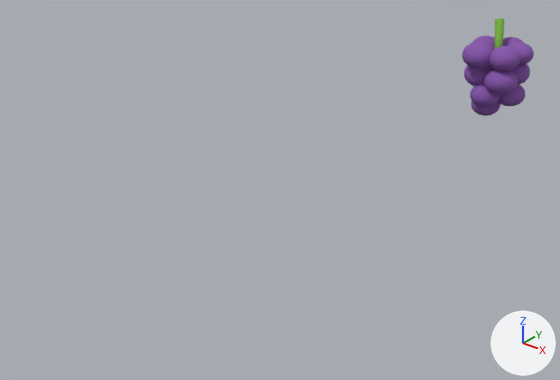
A saved change to the FBX model assets/model/res/putao/putao.fbx.
Camera for both pictures: a 50 mm lens placed at (0.0574, -0.0798, 0.0528), pointed at (-0.0098, 0.0042, 0.0007). The axes (+X, +Y, +Z) are drawn at lower right. The lights are the same throughout. Where no turn or scale is listed for an object, it has been applied to the vertices.
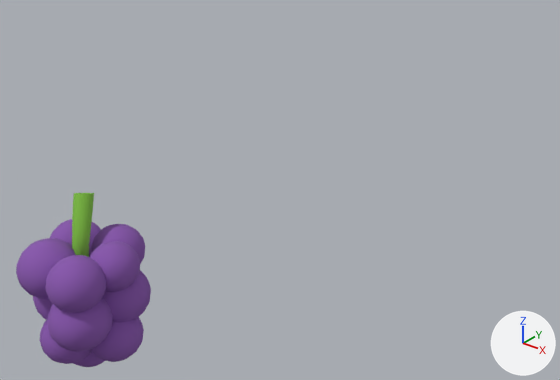
Location of each change, (x1, y1, x2, y2) in pixels of the pictures (560 x 380 px):
'pSphere66', now drawn (purple)
    after: (16, 219, 151, 367)
'pSphere62', deleted (purple)
    before: (462, 36, 534, 116)
'pCylinder53', moved, rescaled
    before: (494, 18, 504, 49)
    after: (72, 193, 94, 257)

The change, as a diff of the scene's bpy script:
```diff
--- a/assets/model/res/putao/putao.fbx.py
+++ b/assets/model/res/putao/putao.fbx.py
@@ me_mesh_001_1 @@
+me_mesh_001_1.from_pydata(...)  # 1880 vertices, 1704 faces; spans x -0.64..0.64, y -0.85..0.85, z -0.71..0.71
+me_mesh_001_1.materials.append(mat_putao_aistandardsurface18)  # purple #8856ac
@@ ob_pcylinder53 @@
 ob_pcylinder53.parent = ob_putao_group1
-ob_pcylinder53.location = (-0.13, 0.858, -3.778)
+ob_pcylinder53.location = (-0.13, 0.939, 2.303)
 ob_pcylinder53.rotation_euler = (-0.107, 0.0, 0.0)  # degrees (-6.1, 0, 0)
-ob_pcylinder53.scale = (0.693, 0.85, 0.693)
+ob_pcylinder53.scale = (0.8, 0.8, 0.8)
@@ ob_psphere66 @@
-ob_psphere66 = bpy.data.objects.new('pSphere66', None)
-ob_psphere66.parent = ob_putao_group1
-ob_psphere66.location = (0.0107, 0.501, -3.952)
-ob_psphere66.scale = (0.202, 0.202, 0.202)
+ob_psphere66 = bpy.data.objects.new('pSphere66', me_mesh_001_1)
+ob_psphere66.location = (-0.00268, -0.0371, 0.00487)
+ob_psphere66.rotation_euler = (1.571, 0.0, 0.0)  # degrees (90, 0, 0)
+ob_psphere66.scale = (0.01, 0.01, 0.01)
@@ ob_psphere62 @@
-ob_psphere62 = bpy.data.objects.new('pSphere62', me_mesh_001)
-ob_psphere62.location = (-0.0026, 0.0644, 0.0048)
```
